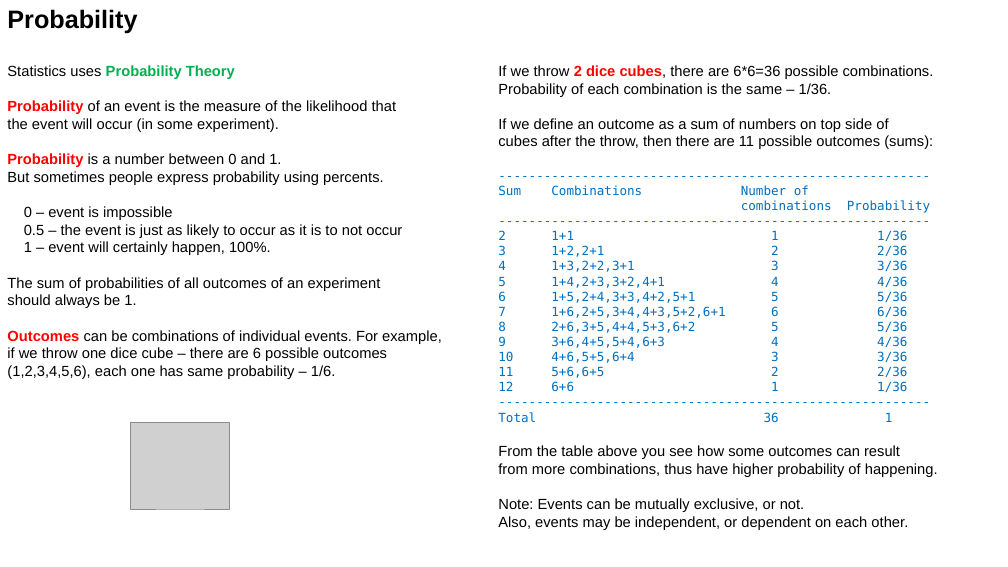
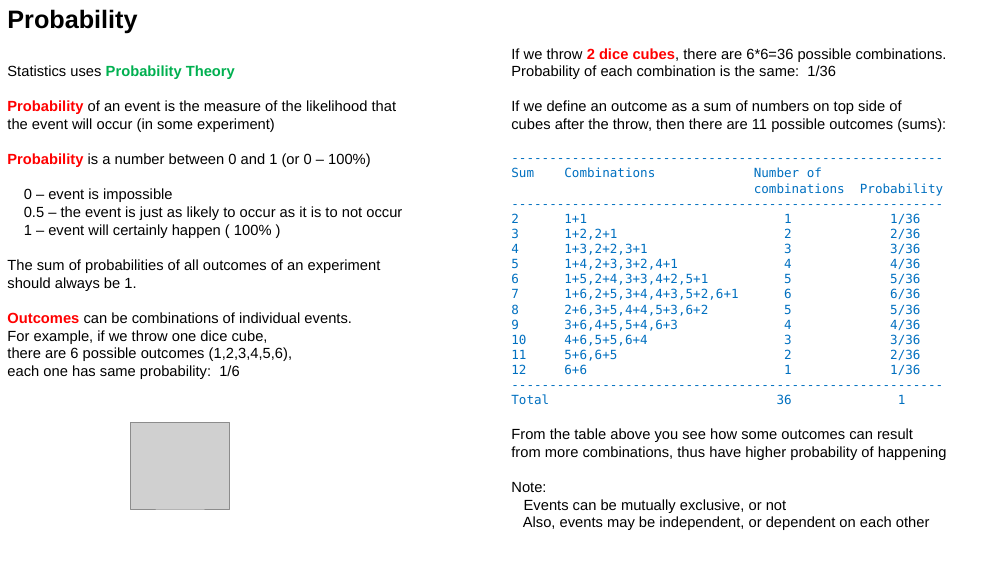
Before and after one commit to lselector/statistics, a slide deck: slide 3 of statistics_01_probability.pptx (slide 2 before the commit). Drawn at 1008x567 pixels with LibreOffice and Linux fonts; fonts in the diff are those of the drawing; grey boxes stand for pictures. Boxes give left, top, right and bottom in pixels: in the first picture for what was removed or moved away, otherwise in the second. Text is boxed around its words. In the diff, an @@ line names an element or a change of style, - is before the commit and + after.

Commit message:
update

```diff
--- a/statistics_01_probability.pptx
+++ b/statistics_01_probability.pptx
@@ text "If we throw 2 dice ...": place and size @@
-text "If we throw 2 dice ..." at (498, 65, 938, 530)
+text "If we throw 2 dice ..." at (511, 48, 947, 530)
@@ text at (511, 65, 836, 79): text changed @@
-Probability of each combination is the same – 1/36.
+Probability of each combination is the same: 1/36
@@ text at (7, 118, 371, 167): text changed @@
-the event will occur (in some experiment).
-Probability is a number between 0 and 1.
-But sometimes people express probability using percents.
+the event will occur (in some experiment)
+Probability is a number between 0 and 1 (or 0 – 100%)
@@ text at (24, 224, 272, 238): text changed @@
-1 – event will certainly happen, 100%.
+1 – event will certainly happen ( 100% )
@@ text at (7, 312, 351, 379): text changed @@
-Outcomes can be combinations of individual events. For example, if we throw one dice cube – there are 6 possible outcomes (1,2,3,4,5,6), each one has same probability – 1/6.
+Outcomes can be combinations of individual events.
+For example, if we throw one dice cube,
+there are 6 possible outcomes (1,2,3,4,5,6),
+each one has same probability: 1/6
@@ text at (511, 446, 947, 530): text changed @@
-from more combinations, thus have higher probability of happening.
-Note: Events can be mutually exclusive, or not.
-Also, events may be independent, or dependent on each other.
+from more combinations, thus have higher probability of happening
+Note:
+Events can be mutually exclusive, or not
+Also, events may be independent, or dependent on each other
```
Also in this commit, not shown: 2 other slides changed, 1 slide added.
